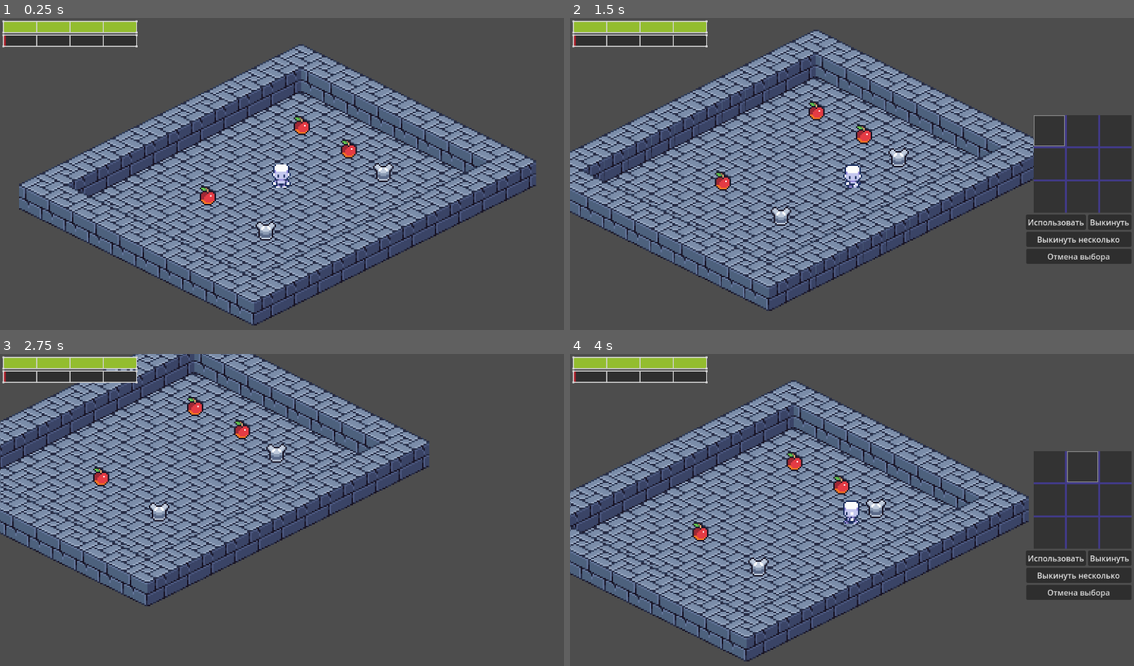
Above: before the commit, frames 1-4 (two rows, left to right).
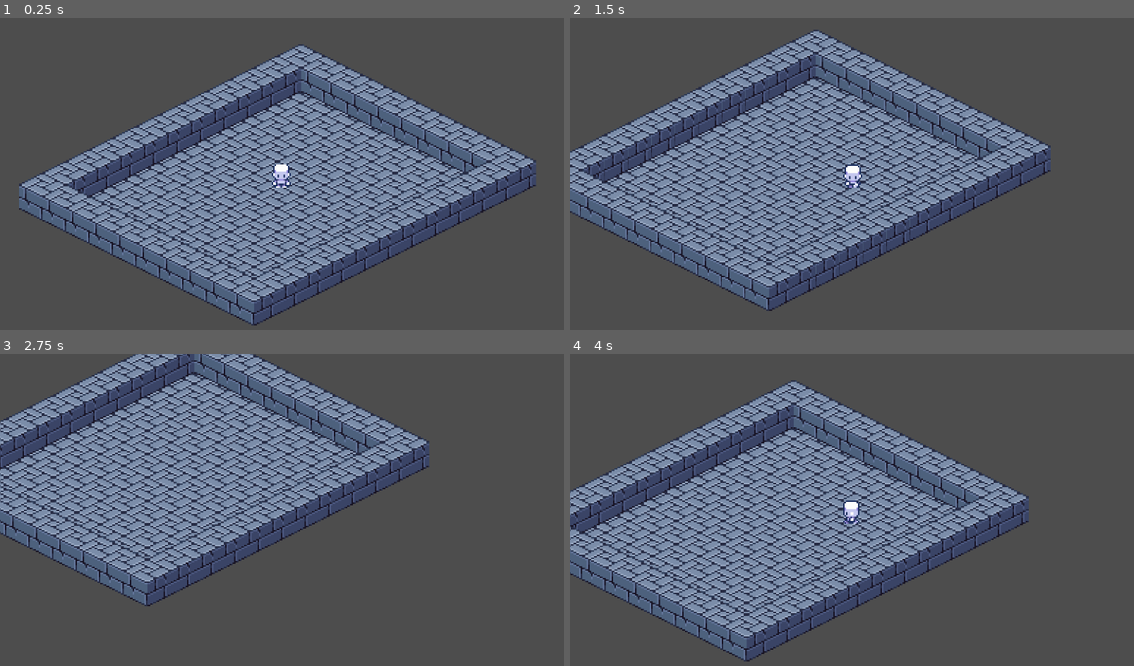
Above: after the commit, the same moments.

Repository: yeszvq/podval2_demo
Game: Godot game, scene res://scene/game/level/test_level.tscn
Same seed, same stepped clock (60 frames per second), same inputs: the game is played once before the commit and once after it.
Inputs (mouse positions are in pixels of both pictures, inside the frame that each line leads up to):
- Up to frame 1 (0.25 s): no input
- Up to frame 2 (1.5 s): tap Enter at 0.5 s; move the mouse to (976, 161) at 0.52 s; hold D (right) 0.53-1.28 s; tap Tab (open_invetory) at 0.6 s; click (976, 161) at 0.67 s; right-click (976, 161) at 0.8 s; move the mouse to (1049, 152) at 1.27 s; hold S (down) from 1.28 s (still down); right-click (1049, 152) at 1.35 s; click (1049, 152) at 1.42 s
- Up to frame 3 (2.75 s): tap Tab (open_invetory) at 1.55 s; move the mouse to (338, 441) at 2.02 s; release S (down) at 2.03 s; hold D (right) from 2.03 s (still down); tap E (action_e) at 2.1 s; click (338, 441) at 2.17 s; right-click (338, 441) at 2.3 s
- Up to frame 4 (4 s): move the mouse to (823, 575) at 2.77 s; release D (right) at 2.78 s; hold W (up) 2.78-3.53 s; tap Tab (open_invetory) at 2.85 s; click (823, 575) at 2.92 s; move the mouse to (1083, 488) at 3.52 s; hold A (left) from 3.53 s (still down); right-click (1083, 488) at 3.6 s; click (1083, 488) at 3.67 s

The runs differ from the first frame. In frame 1, 2.6% of the frame differs, in the area x 0-70%, y 0-72%; in frame 2, 10%; in frame 3, 2.6%; in frame 4, 10%, in the area x 0-100%, y 0-79%.

Commit message:
Удаление не нужного

Diff:
--- a/scene/game/level/test_level.tscn
+++ b/scene/game/level/test_level.tscn
@@ -1,21 +1,8 @@
-[gd_scene load_steps=21 format=3 uid="uid://bepjk16jikn80"]
+[gd_scene load_steps=6 format=3 uid="uid://bepjk16jikn80"]
 
 [ext_resource type="Texture2D" uid="uid://d2d0hptweuc2i" path="res://assets/sprite/object/image.png" id="1_t7mr3"]
 [ext_resource type="PackedScene" uid="uid://doppnjet67bl5" path="res://scene/game/characters/player.tscn" id="2_pdvt1"]
 [ext_resource type="Script" path="res://src/TileMap.gd" id="2_xkvuo"]
-[ext_resource type="PackedScene" uid="uid://c7hlxvui7w24x" path="res://scene/menu/pain_ui.tscn" id="4_v8vki"]
-[ext_resource type="PackedScene" uid="uid://csgtictlysx8j" path="res://scene/menu/brain_ui.tscn" id="5_3c4n4"]
-[ext_resource type="Script" path="res://src/inventory/Inventar_UI_Grid.gd" id="6_jbry4"]
-[ext_resource type="PackedScene" uid="uid://kh1m1tne2pb0" path="res://scene/menu/inventory_ui/item_slot.tscn" id="6_lgf63"]
-[ext_resource type="Script" path="res://src/inventory/Inventar_UI_Button.gd" id="8_0hvhd"]
-[ext_resource type="Script" path="res://src/inventory/Inventar_UI_Button_drop_count.gd" id="9_hiqmi"]
-[ext_resource type="Script" path="res://src/inventory/Inventar_UI_Button_2.gd" id="9_w5bre"]
-[ext_resource type="Script" path="res://src/inventory/count_label_item.gd" id="10_kbked"]
-[ext_resource type="PackedScene" uid="uid://beafq4imka17d" path="res://scene/game/items/apple.tscn" id="10_mffgm"]
-[ext_resource type="Script" path="res://src/inventory/trash_script.gd" id="10_soegk"]
-[ext_resource type="Script" path="res://src/inventory/slider_change_value_drop_count.gd" id="10_xuigh"]
-[ext_resource type="PackedScene" uid="uid://jvx65814lxi3" path="res://scene/game/items/armor.tscn" id="11_ne766"]
-[ext_resource type="Script" path="res://src/inventory/slider_change_value_button_back.gd" id="12_1d7b6"]
 
 [sub_resource type="TileSetAtlasSource" id="TileSetAtlasSource_3d2jg"]
 texture = ExtResource("1_t7mr3")
@@ -173,11 +160,6 @@
 physics_layer_0/collision_mask = 0
 sources/1 = SubResource("TileSetAtlasSource_3d2jg")
 
-[sub_resource type="StyleBoxFlat" id="StyleBoxFlat_w88em"]
-bg_color = Color(0.254902, 0.227451, 0.529412, 1)
-
-[sub_resource type="Theme" id="Theme_v2vsn"]
-
 [node name="test_level" type="Node2D"]
 y_sort_enabled = true
 
@@ -204,206 +186,3 @@
 [node name="CanvasLayer" type="CanvasLayer" parent="."]
 layer = 2
 follow_viewport_scale = 2.0
-
-[node name="HUD" type="Control" parent="CanvasLayer"]
-layout_mode = 3
-anchors_preset = 15
-anchor_right = 1.0
-anchor_bottom = 1.0
-grow_horizontal = 2
-grow_vertical = 2
-metadata/_edit_use_anchors_ = true
-
-[node name="MarginContainer" type="MarginContainer" parent="CanvasLayer/HUD"]
-layout_mode = 1
-anchors_preset = 15
-anchor_right = 1.0
-anchor_bottom = 1.0
-grow_horizontal = 2
-grow_vertical = 2
-theme_override_constants/margin_left = 5
-theme_override_constants/margin_top = 5
-theme_override_constants/margin_right = 5
-theme_override_constants/margin_bottom = 5
-
-[node name="VBoxContainer" type="VBoxContainer" parent="CanvasLayer/HUD/MarginContainer"]
-layout_mode = 2
-
-[node name="brain_ui" parent="CanvasLayer/HUD/MarginContainer/VBoxContainer" instance=ExtResource("5_3c4n4")]
-layout_mode = 2
-
-[node name="pain_ui" parent="CanvasLayer/HUD/MarginContainer/VBoxContainer" instance=ExtResource("4_v8vki")]
-layout_mode = 2
-
-[node name="Control" type="Control" parent="CanvasLayer/HUD/MarginContainer/VBoxContainer"]
-layout_mode = 2
-size_flags_vertical = 3
-
-[node name="HBoxContainer" type="HBoxContainer" parent="CanvasLayer/HUD/MarginContainer/VBoxContainer"]
-layout_mode = 2
-
-[node name="Control" type="Control" parent="CanvasLayer/HUD/MarginContainer/VBoxContainer/HBoxContainer"]
-layout_mode = 2
-size_flags_horizontal = 3
-
-[node name="PanelContainer" type="PanelContainer" parent="CanvasLayer/HUD/MarginContainer/VBoxContainer/HBoxContainer"]
-layout_mode = 2
-theme_override_styles/panel = SubResource("StyleBoxFlat_w88em")
-
-[node name="Inventar_UI_Grid" type="GridContainer" parent="CanvasLayer/HUD/MarginContainer/VBoxContainer/HBoxContainer/PanelContainer"]
-layout_mode = 2
-theme = SubResource("Theme_v2vsn")
-columns = 3
-script = ExtResource("6_jbry4")
-
-[node name="ItemSlot" parent="CanvasLayer/HUD/MarginContainer/VBoxContainer/HBoxContainer/PanelContainer/Inventar_UI_Grid" instance=ExtResource("6_lgf63")]
-layout_mode = 2
-
-[node name="ItemSlot2" parent="CanvasLayer/HUD/MarginContainer/VBoxContainer/HBoxContainer/PanelContainer/Inventar_UI_Grid" instance=ExtResource("6_lgf63")]
-layout_mode = 2
-index = 1
-
-[node name="ItemSlot3" parent="CanvasLayer/HUD/MarginContainer/VBoxContainer/HBoxContainer/PanelContainer/Inventar_UI_Grid" instance=ExtResource("6_lgf63")]
-layout_mode = 2
-index = 2
-
-[node name="ItemSlot4" parent="CanvasLayer/HUD/MarginContainer/VBoxContainer/HBoxContainer/PanelContainer/Inventar_UI_Grid" instance=ExtResource("6_lgf63")]
-layout_mode = 2
-index = 3
-
-[node name="ItemSlot5" parent="CanvasLayer/HUD/MarginContainer/VBoxContainer/HBoxContainer/PanelContainer/Inventar_UI_Grid" instance=ExtResource("6_lgf63")]
-layout_mode = 2
-index = 4
-
-[node name="ItemSlot6" parent="CanvasLayer/HUD/MarginContainer/VBoxContainer/HBoxContainer/PanelContainer/Inventar_UI_Grid" instance=ExtResource("6_lgf63")]
-layout_mode = 2
-index = 5
-
-[node name="ItemSlot7" parent="CanvasLayer/HUD/MarginContainer/VBoxContainer/HBoxContainer/PanelContainer/Inventar_UI_Grid" instance=ExtResource("6_lgf63")]
-layout_mode = 2
-index = 6
-
-[node name="ItemSlot8" parent="CanvasLayer/HUD/MarginContainer/VBoxContainer/HBoxContainer/PanelContainer/Inventar_UI_Grid" instance=ExtResource("6_lgf63")]
-layout_mode = 2
-index = 7
-
-[node name="ItemSlot9" parent="CanvasLayer/HUD/MarginContainer/VBoxContainer/HBoxContainer/PanelContainer/Inventar_UI_Grid" instance=ExtResource("6_lgf63")]
-layout_mode = 2
-index = 8
-
-[node name="HBoxContainer2" type="HBoxContainer" parent="CanvasLayer/HUD/MarginContainer/VBoxContainer"]
-layout_mode = 2
-
-[node name="Control" type="Control" parent="CanvasLayer/HUD/MarginContainer/VBoxContainer/HBoxContainer2"]
-layout_mode = 2
-size_flags_horizontal = 3
-
-[node name="Inventar_UI_Button" type="HBoxContainer" parent="CanvasLayer/HUD/MarginContainer/VBoxContainer/HBoxContainer2"]
-layout_mode = 2
-script = ExtResource("8_0hvhd")
-
-[node name="Button" type="Button" parent="CanvasLayer/HUD/MarginContainer/VBoxContainer/HBoxContainer2/Inventar_UI_Button"]
-layout_mode = 2
-text = "Использовать
-"
-
-[node name="Button2" type="Button" parent="CanvasLayer/HUD/MarginContainer/VBoxContainer/HBoxContainer2/Inventar_UI_Button"]
-layout_mode = 2
-text = "Выкинуть
-"
-
-[node name="HBoxContainer4" type="HBoxContainer" parent="CanvasLayer/HUD/MarginContainer/VBoxContainer"]
-layout_mode = 2
-
-[node name="Control" type="Control" parent="CanvasLayer/HUD/MarginContainer/VBoxContainer/HBoxContainer4"]
-layout_mode = 2
-size_flags_horizontal = 3
-
-[node name="Inventar_UI_Button_2" type="HBoxContainer" parent="CanvasLayer/HUD/MarginContainer/VBoxContainer/HBoxContainer4"]
-layout_mode = 2
-script = ExtResource("9_hiqmi")
-
-[node name="Button" type="Button" parent="CanvasLayer/HUD/MarginContainer/VBoxContainer/HBoxContainer4/Inventar_UI_Button_2"]
-custom_minimum_size = Vector2(215, 0)
-layout_mode = 2
-size_flags_horizontal = 10
-text = "Выкинуть несколько"
-
-[node name="HBoxContainer" type="HBoxContainer" parent="CanvasLayer/HUD/MarginContainer/VBoxContainer/HBoxContainer4"]
-layout_mode = 2
-script = ExtResource("10_soegk")
-
-[node name="PanelContainer" type="PanelContainer" parent="CanvasLayer/HUD/MarginContainer/VBoxContainer/HBoxContainer4/HBoxContainer"]
-custom_minimum_size = Vector2(50, 0)
-layout_mode = 2
-script = ExtResource("10_kbked")
-
-[node name="Label" type="Label" parent="CanvasLayer/HUD/MarginContainer/VBoxContainer/HBoxContainer4/HBoxContainer/PanelContainer"]
-layout_mode = 2
-horizontal_alignment = 1
-vertical_alignment = 1
-
-[node name="VBoxContainer" type="VBoxContainer" parent="CanvasLayer/HUD/MarginContainer/VBoxContainer/HBoxContainer4/HBoxContainer"]
-custom_minimum_size = Vector2(215, 31)
-layout_mode = 2
-script = ExtResource("10_xuigh")
-
-[node name="HSlider" type="HSlider" parent="CanvasLayer/HUD/MarginContainer/VBoxContainer/HBoxContainer4/HBoxContainer/VBoxContainer"]
-layout_mode = 2
-
-[node name="Button" type="Button" parent="CanvasLayer/HUD/MarginContainer/VBoxContainer/HBoxContainer4/HBoxContainer/VBoxContainer"]
-layout_mode = 2
-text = "Подвердить"
-
-[node name="HBoxContainer3" type="HBoxContainer" parent="CanvasLayer/HUD/MarginContainer/VBoxContainer"]
-layout_mode = 2
-
-[node name="Control" type="Control" parent="CanvasLayer/HUD/MarginContainer/VBoxContainer/HBoxContainer3"]
-layout_mode = 2
-size_flags_horizontal = 3
-
-[node name="Inventar_UI_Button_2" type="HBoxContainer" parent="CanvasLayer/HUD/MarginContainer/VBoxContainer/HBoxContainer3"]
-layout_mode = 2
-script = ExtResource("9_w5bre")
-
-[node name="Button" type="Button" parent="CanvasLayer/HUD/MarginContainer/VBoxContainer/HBoxContainer3/Inventar_UI_Button_2"]
-custom_minimum_size = Vector2(215, 0)
-layout_mode = 2
-size_flags_horizontal = 10
-text = "Отмена выбора"
-
-[node name="HBoxContainer" type="HBoxContainer" parent="CanvasLayer/HUD/MarginContainer/VBoxContainer/HBoxContainer3"]
-custom_minimum_size = Vector2(215, 31)
-layout_mode = 2
-script = ExtResource("12_1d7b6")
-
-[node name="Button" type="Button" parent="CanvasLayer/HUD/MarginContainer/VBoxContainer/HBoxContainer3/HBoxContainer"]
-custom_minimum_size = Vector2(215, 31)
-layout_mode = 2
-text = "Отмена"
-
-[node name="Control2" type="Control" parent="CanvasLayer/HUD/MarginContainer/VBoxContainer"]
-layout_mode = 2
-size_flags_vertical = 3
-
-[node name="item_apple_2" parent="." instance=ExtResource("10_mffgm")]
-z_index = 1
-position = Vector2(-16, 56)
-
-[node name="item_armor" parent="." instance=ExtResource("11_ne766")]
-z_index = 1
-position = Vector2(24, 80)
-
-[node name="item_apple_3" parent="." instance=ExtResource("10_mffgm")]
-z_index = 1
-position = Vector2(48, 8)
-
-[node name="item_armor_2" parent="." instance=ExtResource("11_ne766")]
-z_index = 1
-position = Vector2(104, 40)
-
-[node name="item_apple_4" parent="." instance=ExtResource("10_mffgm")]
-z_index = 1
-position = Vector2(80, 24)
-
-[connection signal="value_changed" from="CanvasLayer/HUD/MarginContainer/VBoxContainer/HBoxContainer4/HBoxContainer/VBoxContainer/HSlider" to="CanvasLayer/HUD/MarginContainer/VBoxContainer/HBoxContainer4/HBoxContainer/PanelContainer" method="_on_h_slider_value_changed"]
--- a/src/inventory/Chose_item_delete_ui.gd
+++ /dev/null
@@ -1,23 +0,0 @@
-extends HBoxContainer
-
-var index_ItemSlot
-
-func _ready():
-	visible = false
-	Events.connect("open_inventory_hide_button",open_inventory_hide_button)
-	Events.connect("open_inventory_show_change_count_button", open_inventory_show_change_count_button)
-	$Button.connect("button_up",  button_action)
-
-#Кнопка, которая отменяет выделение ячейки и скрывает кнопки.
-func button_action():
-	visible = false
-	Events.emit_signal("open_inventory_hide_button")
-	Events.emit_signal("open_inventory_hide_border")
-
-#Скрывает кнопку, если одна из кнопок появляющихся инвентаря нажата
-func open_inventory_hide_button():
-	visible = false
-
-func open_inventory_show_change_count_button():
-	visible = true
-	pass
--- a/src/inventory/Inventar_UI_Button.gd
+++ /dev/null
@@ -1,42 +0,0 @@
-extends HBoxContainer
-
-var index_itemslot
-
-func _ready():
-	visible = false
-	Events.connect("open_inventory_button", open_inventory_button)
-	Events.connect("open_inventory_hide_button", open_inventory_hide_button)
-	Events.connect("open_inventory_show_change_count_slider", open_inventory_hide_button)
-	$Button.connect("button_up", button_one_action)
-	$Button2.connect("button_up", button_two_action)
-	Events.connect("hide_slider_inv", hide_slider_inv)
-
-func hide_slider_inv():
-	visible = true
-
-#Первая кнопка и сигнал на разрешение выделения других ItemSlot и скрытие всех кнопок
-func button_one_action():
-	print("предмет использован")
-	Events.emit_signal("open_inventory_hide_border")
-	Events.emit_signal("open_inventory_hide_button")
-	visible = false
-
-#Вторая кнопка и сигнал на разрешение выделения других ItemSlot и скрытие всех кнопок
-func button_two_action():
-	visible = false
-	Events.emit_signal("open_inventory_hide_border")
-	Events.emit_signal("open_inventory_hide_button")
-	Inventory.remove_item(index_itemslot)
-	print("предмет выброшен")
-
-#Просто делаем доступными эти кнопки
-func open_inventory_button(index):
-	index_itemslot = index
-	Events.emit_signal("open_inventory_move_index_itemslot", index)
-	visible  = true
-
-#Скрывает кнопку, если одна из кнопок появляющихся инвентаря нажата
-func open_inventory_hide_button():
-	visible = false
-	Events.emit_signal("open_inventory_hide_border")
-	pass
--- a/src/inventory/Inventar_UI_Button_2.gd
+++ /dev/null
@@ -1,28 +0,0 @@
-extends HBoxContainer
-
-var index_ItemSlot
-
-func _ready():
-	visible = false
-	Events.connect("open_inventory_hide_button",open_inventory_hide_button)
-	Events.connect("open_inventory_button", open_inventory_button)
-	Events.connect("open_inventory_show_change_count_slider", open_inventory_hide_button)
-	$Button.connect("button_up",  button_action)
-	Events.connect("hide_slider_inv", hide_slider_inv)
-
-func hide_slider_inv():
-	visible = true
-
-#Кнопка, которая отменяет выделение ячейки и скрывает кнопки.
-func button_action():
-	visible = false
-	Events.emit_signal("open_inventory_hide_button")
-	Events.emit_signal("open_inventory_hide_border")
-
-#Открывает в целом это кнопку
-func open_inventory_button(index):
-	visible = true
-
-#Скрывает кнопку, если одна из кнопок появляющихся инвентаря нажата
-func open_inventory_hide_button():
-	visible = false
--- a/src/inventory/Inventar_UI_Button_drop_count.gd
+++ /dev/null
@@ -1,32 +0,0 @@
-extends HBoxContainer
-
-var index_ItemSlot
-
-func _ready():
-	visible = false
-	Events.connect("open_inventory_hide_button",open_inventory_hide_button)
-	Events.connect("open_inventory_button", open_inventory_button)
-	$Button.connect("button_up",  button_action)
-	Events.connect("hide_slider_inv", hide_slider_inv)
-	Events.connect("open_inventory_move_index_itemslot", open_inventory_move_index_itemslot)
-
-func hide_slider_inv():
-	visible = true
-#Кнопка, которая вызывает поле для ввода числа
-
-func button_action():
-	if Inventory.items[index_ItemSlot] != {}:
-		if Inventory.items[index_ItemSlot]["stackable"] != false:
-			visible = false
-			Events.emit_signal("open_inventory_show_change_count_slider")
-
-#Открывает в целом это кнопку
-func open_inventory_button(index):
-	visible = true
-
-#Скрывает кнопку, если одна из кнопок появляющихся инвентаря нажата
-func open_inventory_hide_button():
-	visible = false
-
-func open_inventory_move_index_itemslot(index):
-	index_ItemSlot = index
--- a/src/inventory/Inventar_UI_Grid.gd
+++ /dev/null
@@ -1,15 +0,0 @@
-extends GridContainer
-
-
-
-func _ready():
-	visible = false
-	Events.connect("open_inventory", open_inventory)
-
-#Появление таблицы инветаря, а также сигнал на генерацию данных у ItemSlot
-func open_inventory():
-	if visible == false:
-		Events.emit_signal("open_inventory_generate_itemslot")
-		visible = true
-	else:
-		visible = false
--- a/src/inventory/count_label_item.gd
+++ /dev/null
@@ -1,17 +0,0 @@
-extends PanelContainer
-
-func _ready():
-	visible = false
-	Events.connect("open_inventory_show_change_count_slider", vis_on)
-
-func vis_on():
-	$Label.text = str(0)
-	visible = true
-
-func vis_off():
-	visible = false
-
-
-func _on_h_slider_value_changed(value):
-	$Label.text = str(value)
-	pass # Replace with function body.
--- a/src/inventory/inv_other_2.gd
+++ /dev/null
@@ -1,9 +0,0 @@
-extends Button
-
-
-
-func _on_button_down():
-	print("вы выбросили")
-	Events.emit_signal("block_button_inv_off")
-	Events.emit_signal("self_destroy_inv_other_menu")
-	pass # Replace with function body.
--- a/src/inventory/slider_change_value_button_back.gd
+++ /dev/null
@@ -1,28 +0,0 @@
-extends HBoxContainer
-
-
-# Called when the node enters the scene tree for the first time.
-func _ready():
-	visible = false
-	Events.connect("hide_slider_inv", hide_slider_inv)
-	Events.connect("open_inventory_show_change_count_slider",open_inventory_show_change_count_slider)
-	$Button.connect("button_up", button_action)
-	Events.connect("hide_slider_all", hide_slider_all)
-	Events.connect("open_inventory_hide_slider", open_inventory_hide_slider)
-	pass # Replace with function body.
-
-func hide_slider_all():
-	visible = false
-
-func button_action():
-	visible = false
-	Events.emit_signal("hide_slider_inv")
-
-func open_inventory_show_change_count_slider():
-	visible = true
-
-func hide_slider_inv():
-	visible = false
-
-func open_inventory_hide_slider():
-	visible = false
--- a/src/inventory/slider_change_value_drop_count.gd
+++ /dev/null
@@ -1,31 +0,0 @@
-extends VBoxContainer
-
-var index_ItemSlot
-
-func _ready():
-	visible = false
-	Events.connect("open_inventory_show_change_count_slider",open_inventory_show_change_count_slider)
-	Events.connect("hide_slider_inv", hide_slider_inv)
-	$Button.connect("button_up",  button_action)
-	Events.connect("open_inventory_move_index_itemslot", open_inventory_move_index_itemslot)
-	Events.connect("open_inventory_hide_slider", open_inventory_hide_slider)
-
-func button_action():
-	visible = false
-	Inventory.remove_item_count(index_ItemSlot, $HSlider.value)
-	$HSlider.value = 0
-	Events.emit_signal("hide_slider_all")
-	Events.emit_signal("open_inventory_hide_border")
-
-func open_inventory_show_change_count_slider():
-	$HSlider.max_value = Inventory.items[index_ItemSlot]["count"]
-	visible = true
-
-func hide_slider_inv():
-	visible = false
-
-func open_inventory_move_index_itemslot(index):
-	index_ItemSlot = index
-
-func open_inventory_hide_slider():
-	visible = false
--- a/src/inventory/trash_script.gd
+++ /dev/null
@@ -1,13 +0,0 @@
-extends HBoxContainer
-
-func _ready():
-	visible = false
-	Events.connect("open_inventory_show_change_count_slider", vis_on)
-	Events.connect("hide_slider_inv", vis_off)
-	Events.connect("hide_slider_all", vis_off)
-
-func vis_off():
-	visible = false
-
-func vis_on():
-	visible = true
